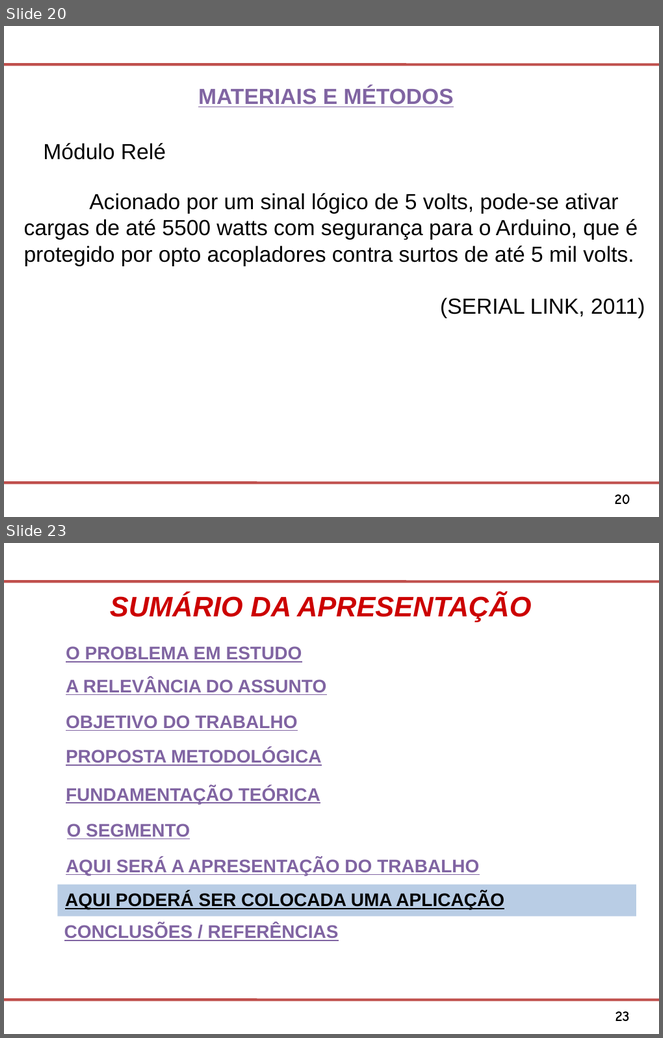
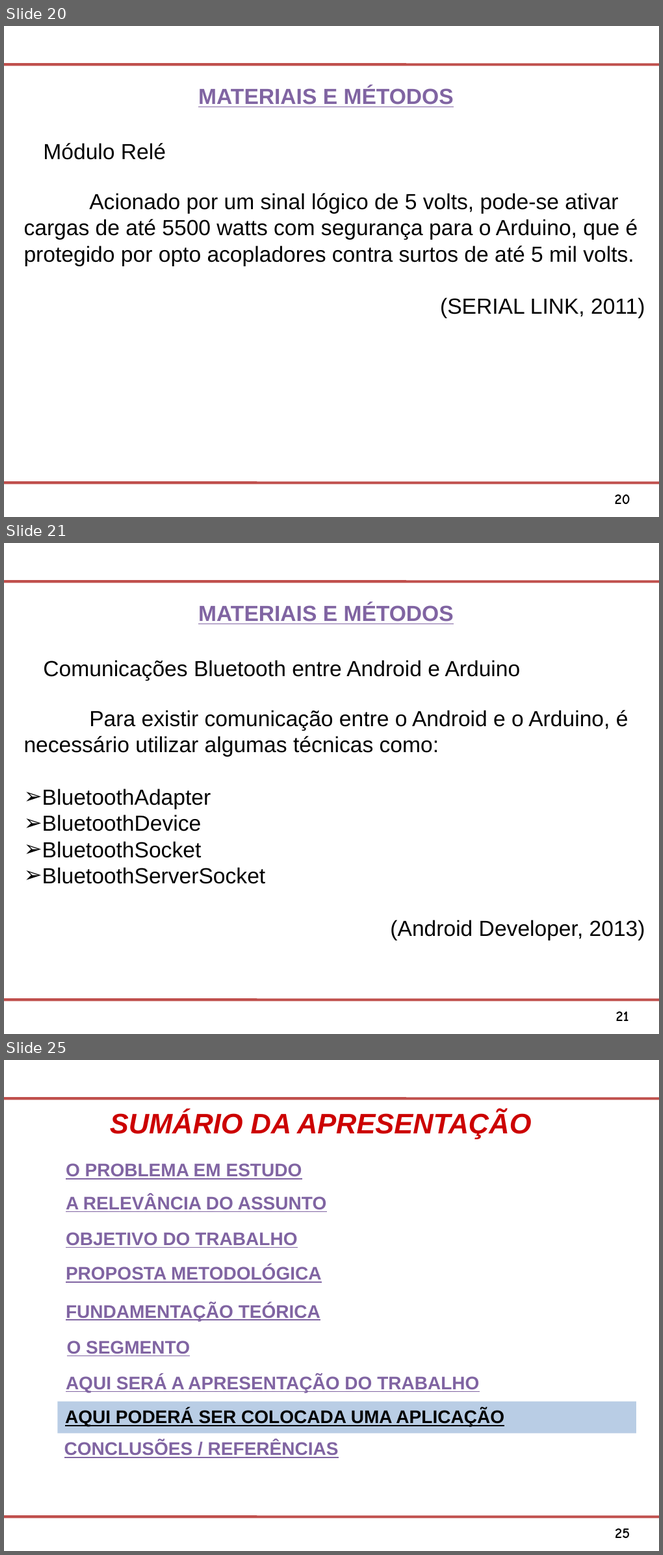
Before and after one commit to Osmar1503/TG, a slide deck: Modelo Apresentacao FATEC SJC.ppt. Shown one above the other, each under a label of ours: slides 20 and 23 before the commit, slides 20, 21 and 25 after it; the slides between them are not shown. The pictures are 663x1038 and 663x1555 pixels, drawn with LibreOffice and Linux fonts; fonts in the diff are those of the drawing; background and template pictures are left out. Boxes give left, top, right and bottom in pixels: in the first picture for what was removed or moved away, otherwise in the second. Text is boxed around its words. In the diff, an @@ line names an element or a change of style, - is before the commit and + after.

```diff
--- a/Modelo Apresentacao FATEC SJC.ppt
+++ b/Modelo Apresentacao FATEC SJC.ppt
@@ slide 21 added at (4,543,659,1034), background #FFFFFF; not listed: 3 template elements that a slide beside it also shows @@
@@ text added at (198,603,454,624), 24 pt, text #8064A2, bold, underline @@
+MATERIAIS E MÉTODOS
@@ text added at (43,660,521,681), 24 pt, text #000000 @@
+Comunicações Bluetooth entre Android e Arduino
@@ text added at (24,710,646,941), 24 pt, text #000000 @@
+Para existir comunicação entre o Android e o Arduino, é necessário utilizar algumas técnicas como:
+➢ BluetoothAdapter
+➢ BluetoothDevice
+➢ BluetoothSocket
+➢ BluetoothServerSocket
+(Android Developer, 2013)
@@ what was slide 23 is now slide 25 @@
@@ page number at (615,1529,630,1538): text changed @@
-23
+25
```
Also in this commit, not shown: 1 slide changed, 2 other slides added, 1 slide removed, 2 other files.
